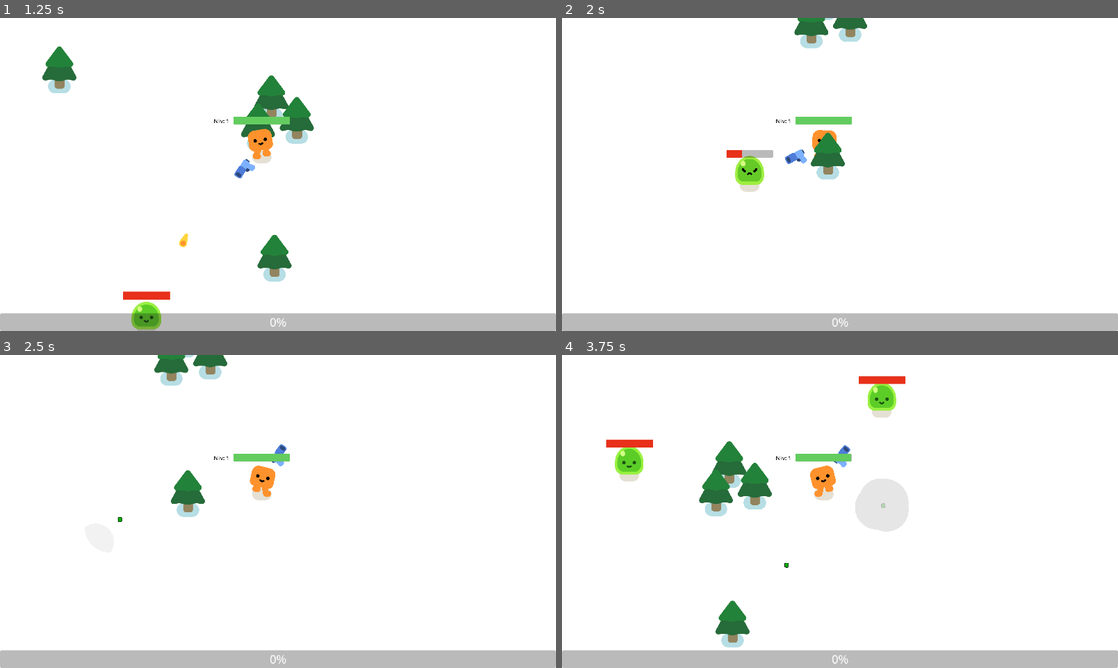
Above: before the commit, frames 1-4 (two rows, left to right).
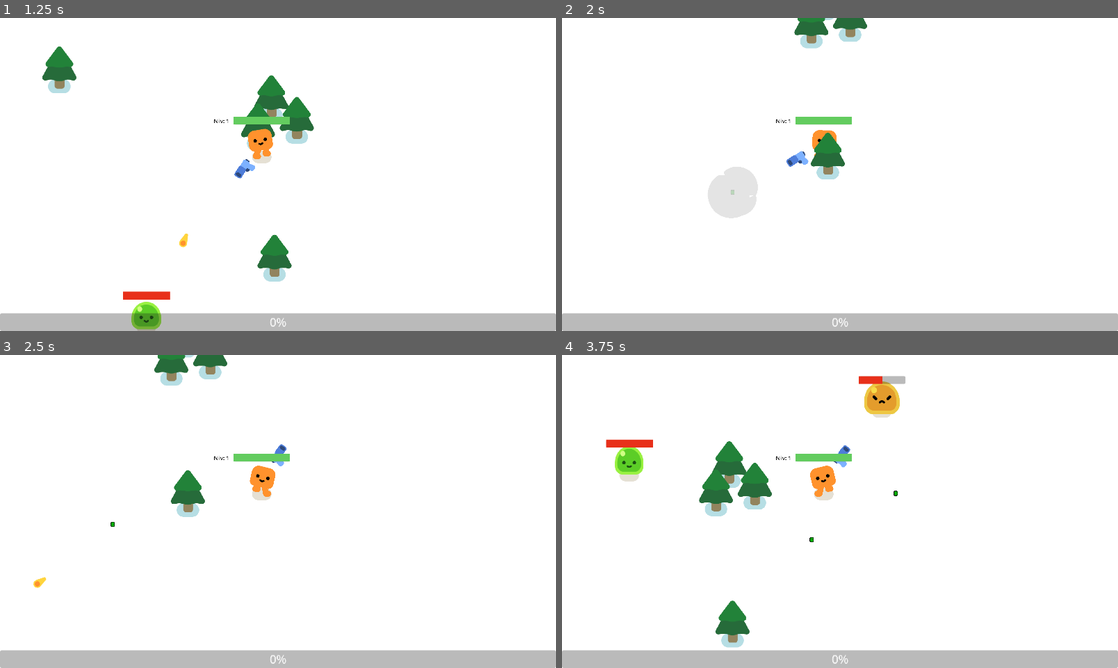
Above: after the commit, the same moments.

Repository: imEvooh/VampireSurvivorLike
Game: Godot game, scene res://vampiresurvivor_game.tscn
Two runs of this game, one before a commit and one after it. Both use one fixed random seed, a clock stepped at 60 frames per second and the inputs below. Sound files missing from this copy of the repository are replaced by a short silence.
Inputs:
- Up to frame 1 (1.25 s): tap Enter at 0.5 s; hold D (move_right) from 0.53 s (still down)
- Up to frame 2 (2 s): release D (move_right) at 1.28 s; hold S (move_down) from 1.28 s (still down)
- Up to frame 3 (2.5 s): release S (move_down) at 2.03 s; hold D (move_right) from 2.03 s (still down)
- Up to frame 4 (3.75 s): release D (move_right) at 2.78 s; hold W (move_up) 2.78-3.53 s; hold Q (move_left) from 3.53 s (still down)

Frame 1 is identical in both runs. In frame 2, 1.6% of the frame differs, in the area x 26-45%, y 42-64%; in frame 3, less than 0.1%; in frame 4, 2.0%, in the area x 40-63%, y 6-68%.

Commit message:
[FIX] Spawning gem when a monster dies is now deferred to avoid physics pbs

Diff:
--- a/monster.gd
+++ b/monster.gd
@@ -1,6 +1,6 @@
 extends CharacterBody2D
 
-var health = 15;
+var health = 10;
 var player;
 
 func _ready():
@@ -28,7 +28,7 @@
 	const EXP_GEM = preload("res://experience_gem.tscn");
 	var gem = EXP_GEM.instantiate();
 
-	get_parent().add_child(gem);
+	get_parent().call_deferred("add_child", gem);
 	gem.global_position = global_position;
 
 func display_smoke():
